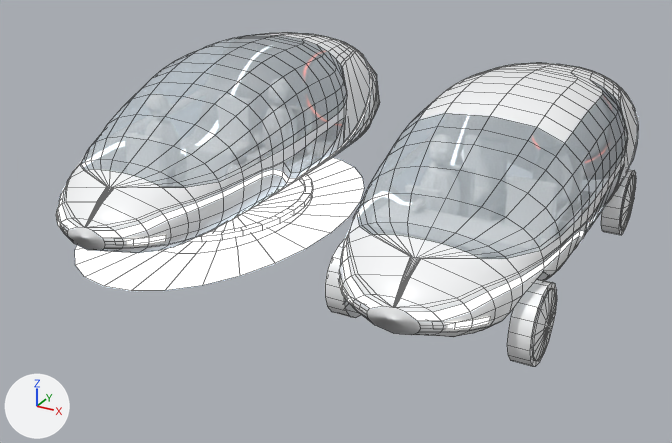
The Blender file asset/models/car-family-2127/car-family-2127.blend, before and after one commit.
Rendered twice from a 50 mm lens placed at (5.54, -7.79, 4.02), pointed at (1.46, -0.39, 0.31). The axes (+X, +Y, +Z) are drawn at lower left. The lights are the same throughout. The older version comes first. Mesh edges are drawn as thin lines.

In view in the first picture: 'car_human_parts', 'car_human_shell', 'car_pod_parts', 'car_pod_shell'.
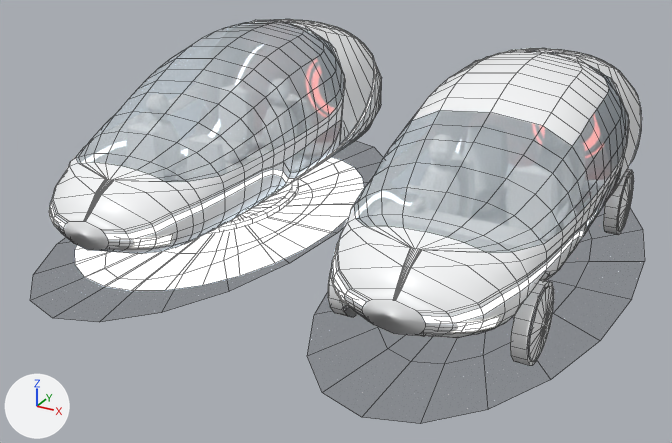
Changed parts and their boxes (x1, y1, x2, y2) in the pictures (672 x 443 px; the box of a moved part takes in the faces that stretch with it):
'car_human_shell', reshaped
    before: (339, 63, 638, 337)
    after: (330, 48, 642, 338)
'car_pod_shell', reshaped (6% taller)
    before: (56, 32, 380, 253)
    after: (49, 19, 382, 254)
'car_human_parts', reshaped (mostly hidden before)
    before: (325, 169, 636, 366)
    after: (307, 169, 645, 424)
'car_pod_parts', reshaped
    before: (75, 158, 364, 291)
    after: (30, 141, 383, 322)
part 1 of me_car_pod_shell, rebuilt
    before: (56, 209, 166, 246)
    after: (49, 210, 172, 248)
part 2 of me_car_pod_shell, moved or reshaped
    before: (57, 32, 380, 253)
    after: (50, 19, 382, 254)
part 3 of me_car_pod_parts, moved or reshaped
    before: (188, 174, 313, 242)
    after: (207, 179, 298, 234)
part 4 of me_car_pod_parts, added
    after: (30, 141, 383, 322)
part 5 of me_car_human_shell, rebuilt (12% wider, 20% taller)
    before: (339, 281, 491, 330)
    after: (330, 274, 500, 333)
part 6 of me_car_human_shell, moved or reshaped
    before: (339, 63, 638, 337)
    after: (331, 48, 642, 338)
part 7 of me_car_human_parts, moved or reshaped
    before: (601, 169, 636, 235)
    after: (603, 169, 634, 235)
part 8 of me_car_human_parts, moved or reshaped
    before: (621, 175, 636, 230)
    after: (618, 174, 634, 232)
part 9 of me_car_human_parts, moved or reshaped
    before: (325, 239, 361, 318)
    after: (328, 267, 351, 317)
part 10 of me_car_human_parts, moved or reshaped
    before: (507, 279, 557, 366)
    after: (510, 280, 554, 366)
part 11 of me_car_human_parts, moved or reshaped
    before: (533, 289, 556, 361)
    after: (529, 286, 554, 362)
part 12 of me_car_human_parts, added
    after: (307, 205, 645, 424)

Diff of the bpy script that builds the scene:
```diff
--- a/asset/models/car-family-2127/car-family-2127.blend.py
+++ b/asset/models/car-family-2127/car-family-2127.blend.py
@@ me_car_pod_shell @@
 # used by ob_car_pod_shell; parent = ob_car_pod; location = (0.0, 0.0, 0.0)
-me_car_pod_shell.from_pydata(...)  # 1009 vertices, 1000 faces; spans x -0.92..0.92, y -2.3..2.3, z 0.26..1.78
+me_car_pod_shell.from_pydata(...)  # 1169 vertices, 1160 faces; spans x -0.94..0.94, y -2.3..2.31, z 0.26..1.91
+# me_car_pod_shell part 1: the loose piece of 16 vertices spanning x -0.64..0.64, y -2.26..-1.98, z 0.56..0.62 is rebuilt with 16 vertices and now spans x -0.71..0.71, y -2.26..-1.98, z 0.55..0.64
+# me_car_pod_shell part 2: 12 vertices moved within x -0.9..0.9, y -0.28..1.82, z 0.34..0.82; 898 vertices removed from x -0.92..0.92, y -2.3..2.3, z 0.26..1.78; 1058 vertices added at x -0.94..0.94, y -2.3..2.31, z 0.26..1.91
 me_car_pod_shell.materials.append(mat_car_body)
@@ me_car_pod_parts @@
 # used by ob_car_pod_parts; parent = ob_car_pod; location = (0.0, 0.0, 0.0)
-me_car_pod_parts.from_pydata(...)  # 617 vertices, 528 faces; spans x -1.25..1.25, y -2.15..1.95, z 0.03..1.45
+me_car_pod_parts.from_pydata(...)  # 810 vertices, 782 faces; spans x -1.3..1.3, y -2.8..2.7, z 0.02..1.45
+# me_car_pod_parts part 3: the loose piece of 112 vertices spanning x -0.8..0.8, y -1.22..1.02, z 0.13..0.19 is scaled about its middle by (0.77, 0.878, 0.833), then moved by (0.0, 0.0, 0.02)
+# me_car_pod_parts part 4: a new loose piece of 41 vertices spanning x -1.3..1.3, y -2.8..2.7, z 0.02, in mat_car_shadow (black #000000)
+# other edits to the shape of me_car_pod_parts do not show in these pictures
 me_car_pod_parts.materials.append(mat_car_body)
@@ me_car_pod_parts @@
 me_car_pod_parts.materials.append(mat_car_pool)
+me_car_pod_parts.materials.append(mat_car_shadow)  # black #000000
@@ me_car_human_shell @@
 # used by ob_car_human_shell; parent = ob_car_human; location = (0.0, 0.0, 0.0)
-me_car_human_shell.from_pydata(...)  # 1009 vertices, 938 faces; spans x -0.92..0.92, y -2.3..2.3, z -0.02..1.78
+me_car_human_shell.from_pydata(...)  # 1169 vertices, 1098 faces; spans x -0.94..0.94, y -2.3..2.31, z -0.02..1.91
+# me_car_human_shell part 5: the loose piece of 16 vertices spanning x -0.64..0.64, y -2.26..-1.98, z 0.56..0.62 is rebuilt with 16 vertices and now spans x -0.71..0.71, y -2.26..-1.98, z 0.55..0.64
+# me_car_human_shell part 6: 13 vertices moved within x -0.9..0.9, y -0.28..1.84, z 0.26..0.82; 893 vertices removed from x -0.92..0.92, y -2.3..2.3, z -0.01..1.78; 1053 vertices added at x -0.94..0.94, y -2.3..2.31, z -0.02..1.91
 me_car_human_shell.materials.append(mat_car_body)
@@ me_car_human_parts @@
 # used by ob_car_human_parts; parent = ob_car_human; location = (0.0, 0.0, 0.0)
-me_car_human_parts.from_pydata(...)  # 812 vertices, 648 faces; spans x -0.93..0.93, y -1.75..1.75, z 0.0..1.45
+me_car_human_parts.from_pydata(...)  # 1005 vertices, 902 faces; spans x -1.3..1.3, y -2.8..2.7, z 0.0..1.45
+# me_car_human_parts part 7: the loose piece of 54 vertices spanning x 0.71..0.89, y 1.09..1.75, z 0.0..0.68 is scaled about its middle by (0.722, 1.01, 1.01)
+# me_car_human_parts part 8: the loose piece of 37 vertices spanning x 0.9..0.93, y 1.13..1.71, z 0.05..0.63 is scaled about its middle by (1, 1.04, 1.04), then moved by (-0.03, 0.0, 0.0)
+# me_car_human_parts part 9: the loose piece of 54 vertices spanning x -0.89..-0.71, y -1.75..-1.09, z 0.0..0.68 is scaled about its middle by (0.722, 1.01, 1.01)
+# me_car_human_parts part 10: the loose piece of 54 vertices spanning x 0.71..0.89, y -1.75..-1.09, z 0.0..0.68 is scaled about its middle by (0.722, 1.01, 1.01)
+# me_car_human_parts part 11: the loose piece of 37 vertices spanning x 0.9..0.93, y -1.71..-1.13, z 0.05..0.63 is scaled about its middle by (1, 1.04, 1.04), then moved by (-0.03, 0.0, 0.0)
+# me_car_human_parts part 12: a new loose piece of 41 vertices spanning x -1.3..1.3, y -2.8..2.7, z 0.02, in mat_car_shadow (black #000000)
+# other edits to the shape of me_car_human_parts do not show in these pictures
 me_car_human_parts.materials.append(mat_car_body)
 me_car_human_parts.materials.append(mat_car_interior)
+me_car_human_parts.materials.append(mat_car_shadow)  # black #000000
```
